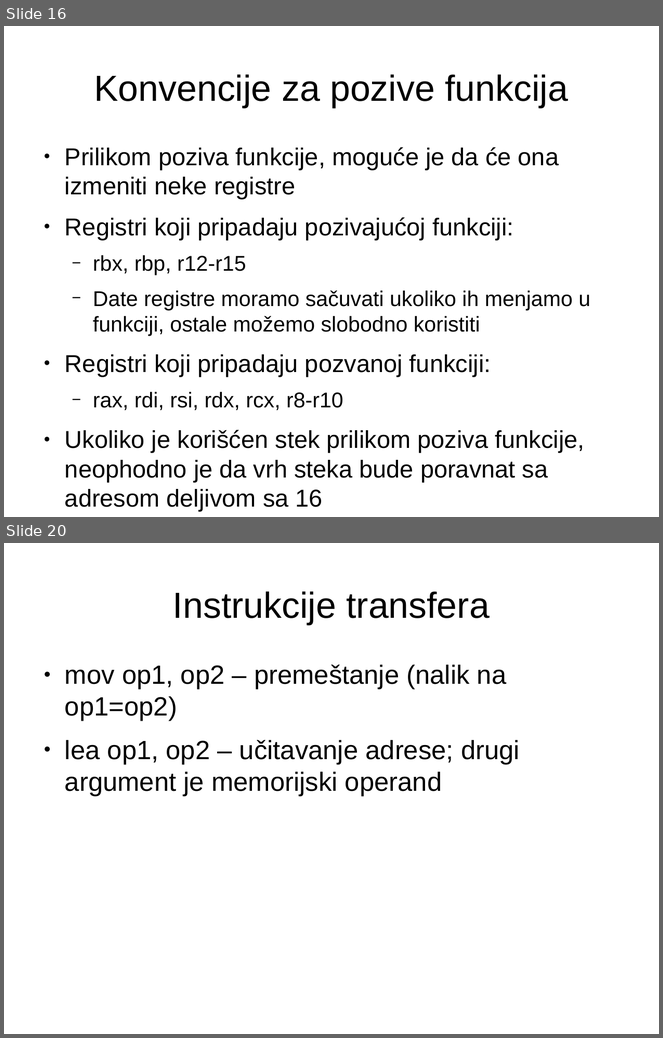
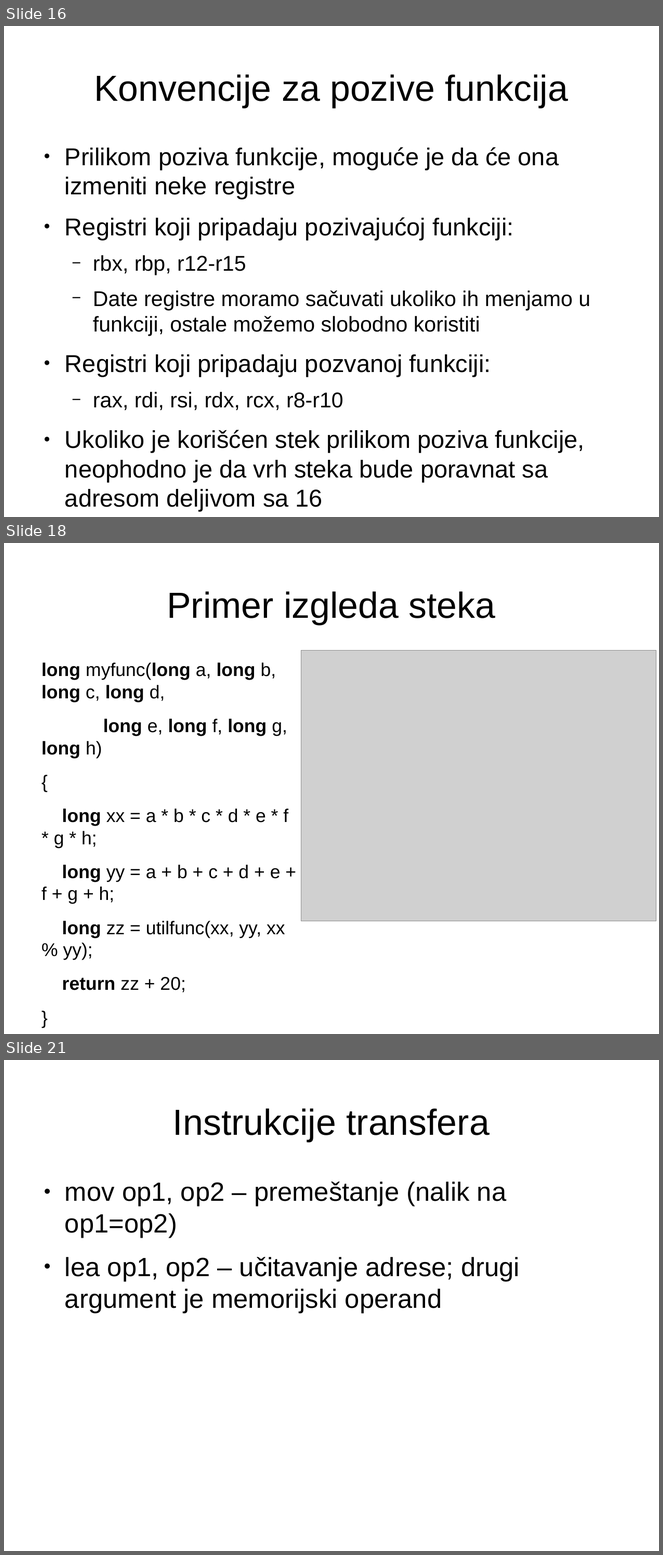
Before and after one commit to NikolaMilev/assembler-prezentacije, a slide deck: cas01/prez.odp. Shown one above the other, each under a label of ours: slides 16 and 20 before the commit, slides 16, 18 and 21 after it; the slides between them are not shown. The pictures are 663x1038 and 663x1555 pixels, drawn with LibreOffice and Linux fonts; fonts in the diff are those of the drawing; grey boxes stand for pictures. Boxes give left, top, right and bottom in pixels: in the first picture for what was removed or moved away, otherwise in the second. Text is boxed around its words. In the diff, an @@ line names an element or a change of style, - is before the commit and + after.

```diff
--- a/cas01/prez.odp
+++ b/cas01/prez.odp
@@ slide 18 added at (4,543,659,1034), background #FFFFFF @@
@@ title added at (167,591,496,625), 44 pt, text #000000 @@
+Primer izgleda steka
@@ picture added at (301,651,657,922) @@
@@ text added at (41,663,288,938), 22.4 pt, text #000000 @@
+long myfunc(long a, long b, long c, long d,
+long e, long f, long g, long h)
+{
+long xx = a * b * c * d * e * f * g * h;
+long yy = a + b + c + d + e + f + g + h;
+long zz = utilfunc(xx, yy, xx % yy);
+return zz + 20;
+}
@@ what was slide 20 is now slide 21 @@
```
Also in this commit, not shown: 8 slides changed, 8 other slides added, 4 other files.
